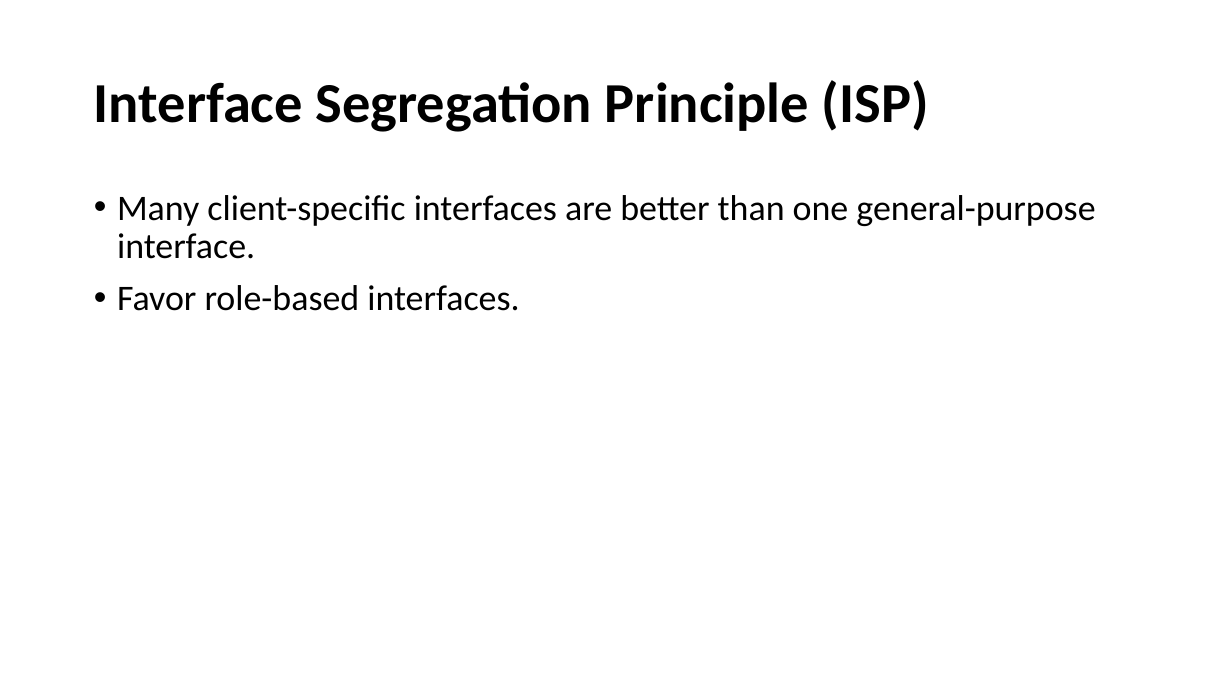
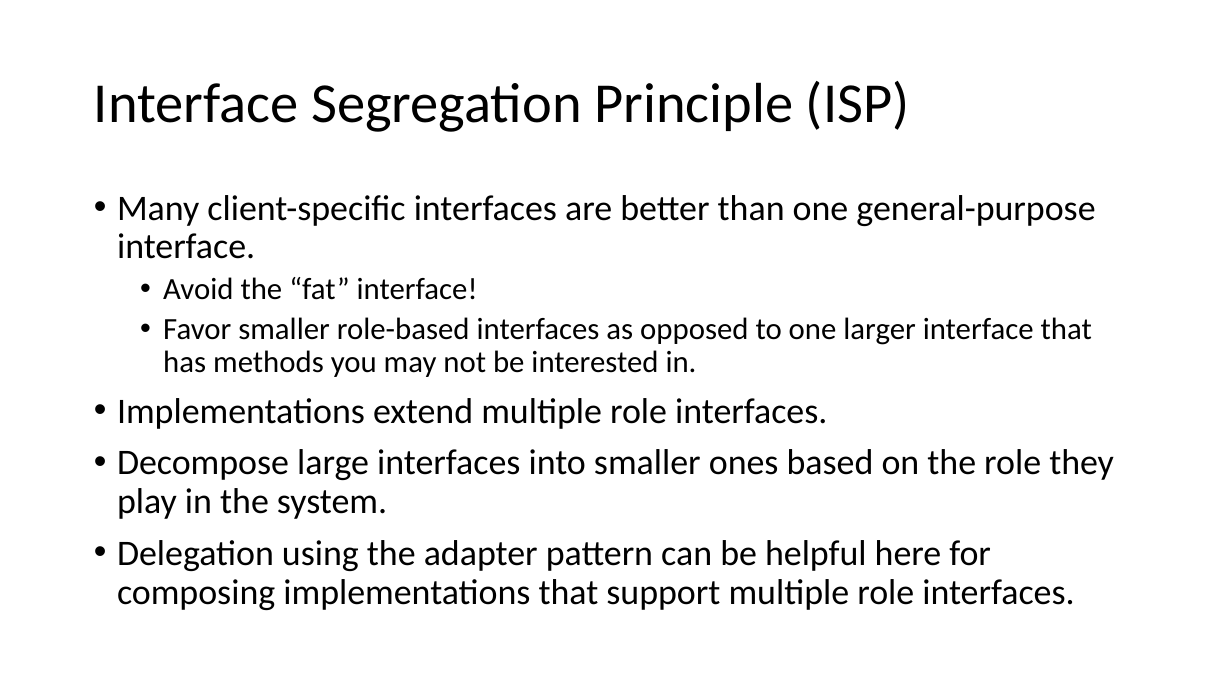
Before and after one commit to cebartling/test-driven, a slide deck: slide 9 of presentations/SOLID Design Principles.pptx (slide 6 before the commit). Drawn at 1232x693 pixels with LibreOffice and Linux fonts; fonts in the diff are those of the drawing. Boxes give left, top, right and bottom in pixels: in the first picture for what was removed or moved away, otherwise in the second. Text is boxed around its words. In the diff, an @@ line names an element or a change of style, - is before the commit and + after.

Commit message:
Code smells and SOLID Design Principles presentations final cut

```diff
--- a/presentations/SOLID Design Principles.pptx
+++ b/presentations/SOLID Design Principles.pptx
@@ title "Interface Segregation Principle (ISP)" at [94,81,909,132]: bold off @@
@@ text at [117,277,1114,610]: text changed @@
-• Favor role-based interfaces.
+  • Avoid the “fat” interface!
+  • Favor smaller role-based interfaces as opposed to one larger interface that has methods you may not be interested in.
+• Implementations extend multiple role interfaces.
+• Decompose large interfaces into smaller ones based on the role they play in the system.
+• Delegation using the adapter pattern can be helpful here for composing implementations that support multiple role interfaces.
```
Also in this commit, not shown: 5 other slides changed, 5 slides added, 1 slide removed, 1 other file.
